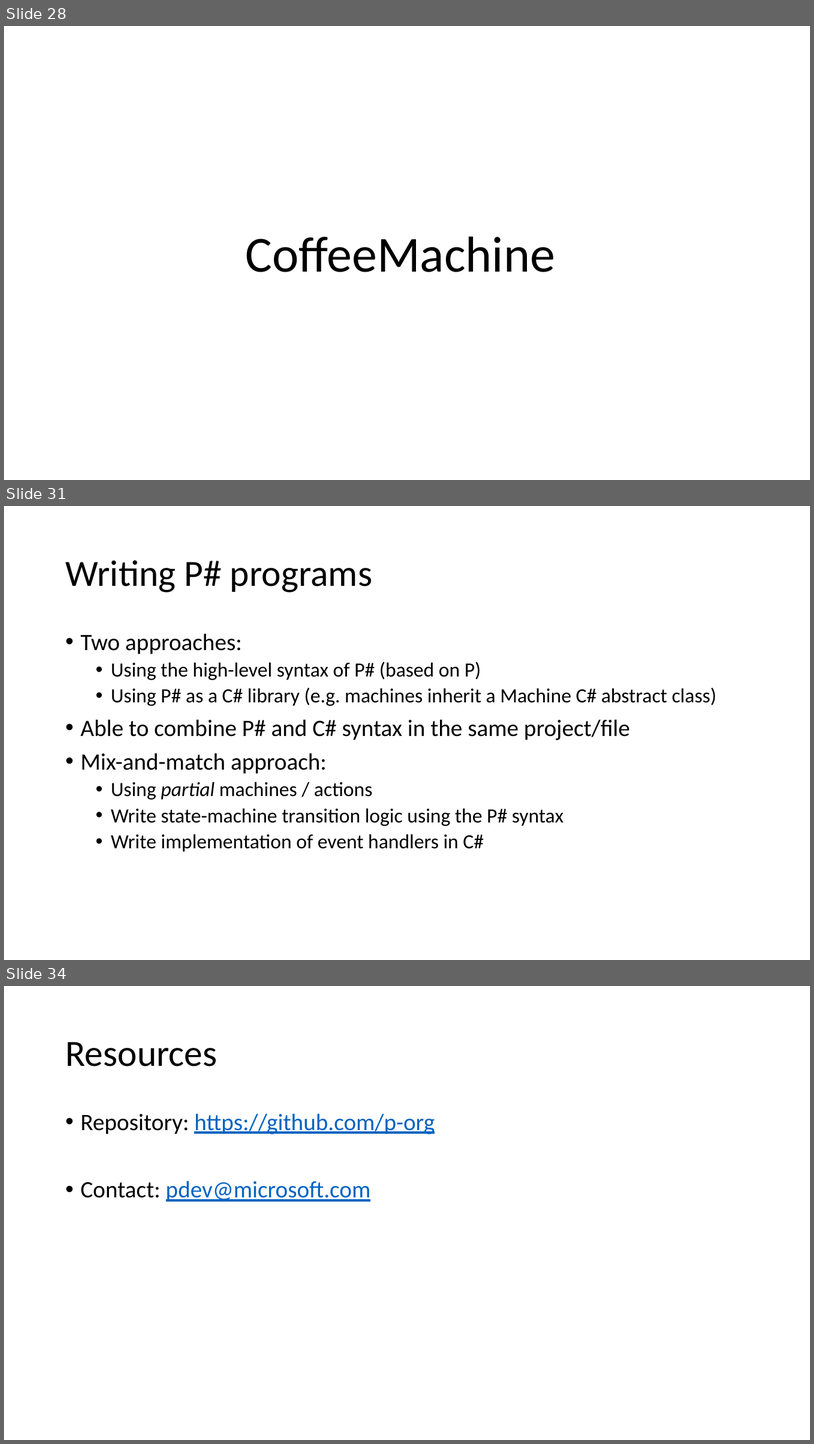
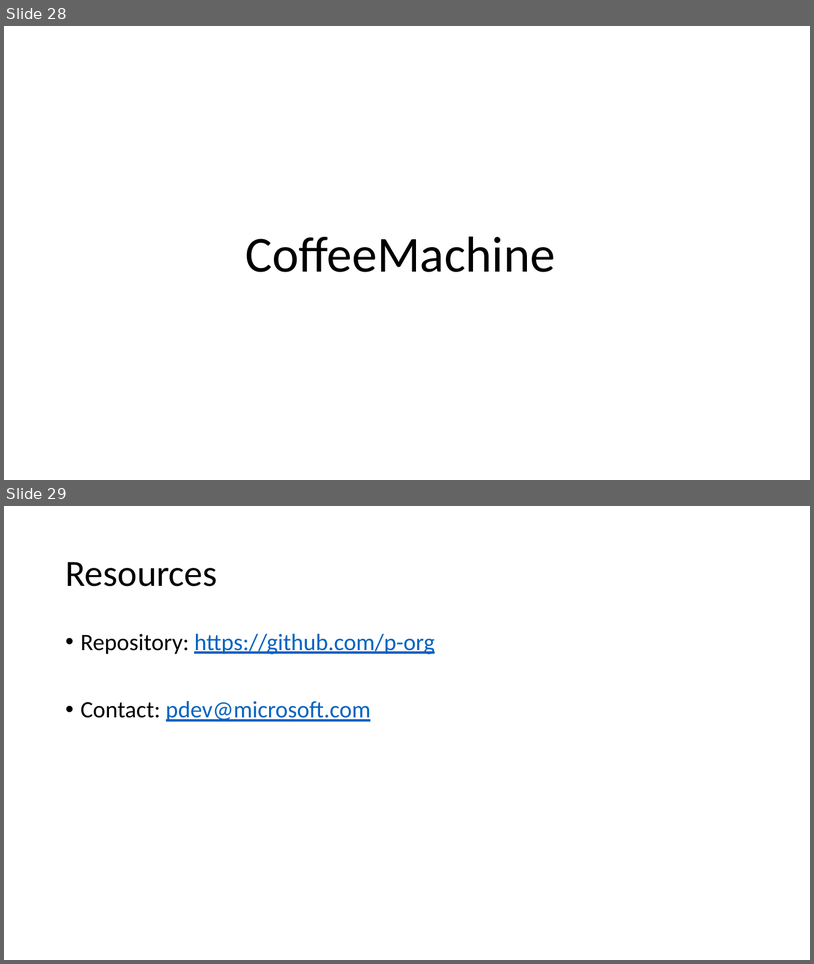
Before and after one commit to p-org/P, a slide deck: RVTutorial/P-tutorial-Part-1.pptx. Shown one above the other, each under a label of ours: slides 28, 31 and 34 before the commit, slides 28 and 29 after it; the slides between them are not shown. The pictures are 814x1444 and 814x964 pixels, drawn with LibreOffice and Linux fonts; fonts in the diff are those of the drawing. Boxes give left, top, right and bottom in pixels: in the first picture for what was removed or moved away, otherwise in the second. Text is boxed around its words. In the diff, an @@ line names an element or a change of style, - is before the commit and + after.

```diff
--- a/RVTutorial/P-tutorial-Part-1.pptx
+++ b/RVTutorial/P-tutorial-Part-1.pptx
@@ slide 31 removed at (x1=4, y1=506, x2=810, y2=960), background #FFFFFF @@
@@ title removed at (x1=65, y1=560, x2=372, y2=592) @@
-Writing P# programs
@@ text removed at (x1=81, y1=633, x2=717, y2=852) @@
-• Two approaches:
-  • Using the high-level syntax of P# (based on P)
-  • Using P# as a C# library (e.g. machines inherit a Machine C# abstract class)
-• Able to combine P# and C# syntax in the same project/file
-• Mix-and-match approach:
-  • Using partial machines / actions
-  • Write state-machine transition logic using the P# syntax
-  • Write implementation of event handlers in C#
@@ what was slide 34 is now slide 29 @@
```
Also in this commit, not shown: 2 slides changed, 4 other slides removed.
